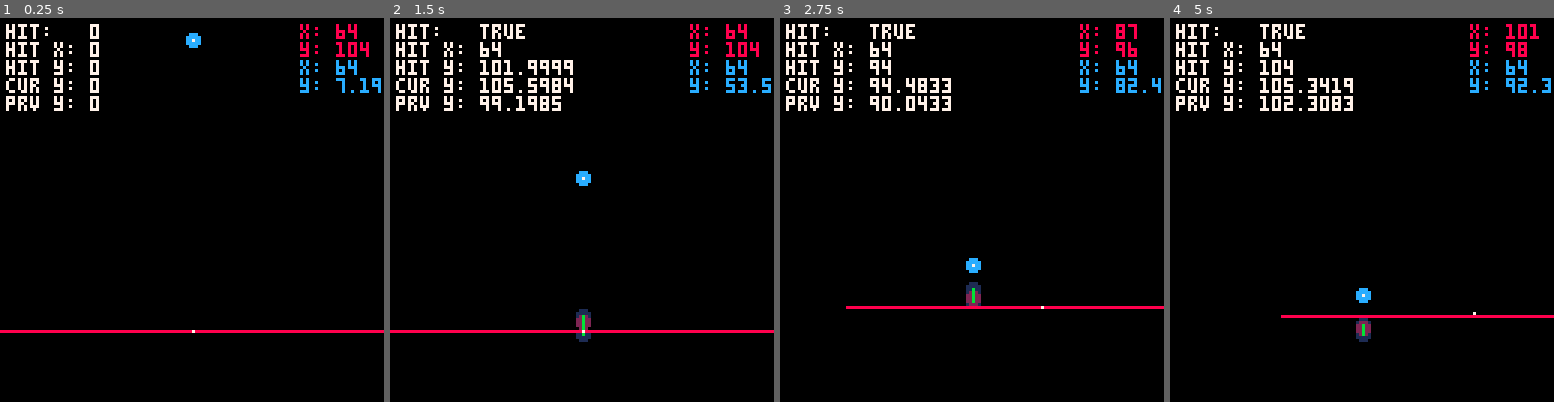
Above: before the commit, frames 1-4 (left to right).
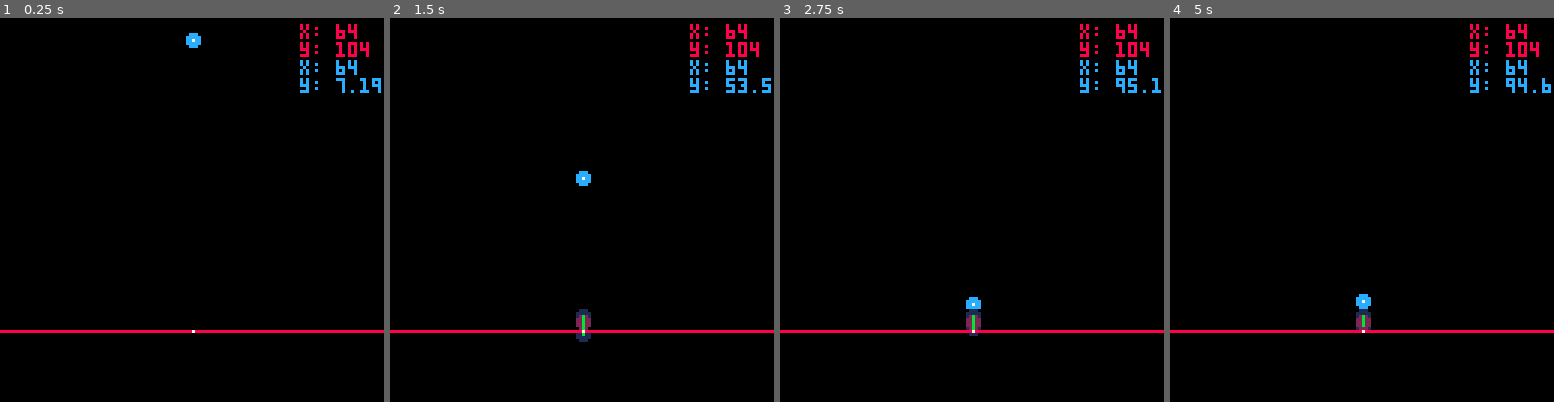
Above: after the commit, the same moments.

Repository: pixelrip/breakout
Game: PICO-8 cartridge poc/ccd.p8
The game is run twice, just before and just after one commit, with the same random seed, the same clock (stepped at 60 frames per second) and the same inputs.
Inputs:
- Up to frame 1 (0.25 s): no input
- Up to frame 2 (1.5 s): no input
- Up to frame 3 (2.75 s): hold Right 1.6-2.1 s; hold Up 2.15-2.42 s; hold Right from 2.47 s (still down)
- Up to frame 4 (5 s): release Right at 3.03 s; hold Left 3.08-3.58 s; hold Down 3.63-3.97 s; hold Right 4.02-4.68 s; hold Up from 4.73 s (still down)

The runs differ from the first frame. In frame 1, 1.5% of the frame differs, in the area x 1-26%, y 1-25%; in frame 2, 2.8%; in frame 3, 4.7%, in the area x 0-100%, y 1-83%; in frame 4, 4.6%.

Commit message:
rename, remove debugs

Diff:
--- a/poc/tunneling.p8
+++ b/poc/ccd.p8
@@ -1,7 +1,7 @@
 pico-8 cartridge // http://www.pico-8.com
 version 43
 __lua__
--- tunneling issue poc
+-- tunneling issue: continuous collision detection solution
 -- by pixelrip
 
 -- tabs:
@@ -46,7 +46,7 @@
 
 
 function log(txt)
-	printh(txt, "tunneling.p8l")
+	printh(txt, "ccd.p8l")
 end
 -->8
 -- collision
@@ -57,9 +57,6 @@
 	local p_ey = get_line_y_at_ball(pr,e)
 	local c_ey = get_line_y_at_ball(b,e)
 
-	-- debug
-	local prev_x = b.x - b.vx
-	local prev_y = b.y - b.vy
 
 	if pr.bottom <= p_ey and b.bottom >= c_ey then
 		-- find intersection point with lerp
@@ -106,8 +103,6 @@
 			log("  t:         "..t)
 			log("  hit_x:     "..hit_x)
 			log("  hit_y:     "..hit_y)
-			log("  prev_x:    "..prev_x)
-			log("  prev_y:    "..prev_y)
 
 		return true, hit_x, hit_y
   		end
@@ -191,6 +186,13 @@
 	--debug
 	print("x: "..self.x,100,14,12)
 	print("y: "..self.y,100,20,12)
+end
+
+function ball:reset()
+	self.x = 64
+	self.y = 0
+	self.vx = 0
+	self.vy = 0
 end
 
 
@@ -248,12 +250,6 @@
 function edge:update()
 	self:update_endpoints()
 	self:update_math()
-
-	--simple up/down/left/right movement for testing
-	if btn(0) then self.x -= 1 end
-	if btn(1) then self.x += 1 end
-	if btn(2) then self.y -= 1 end
-	if btn(3) then self.y += 1 end
 end
 
 function edge:draw()
@@ -302,7 +298,6 @@
 function _init()
 	-- debug
  	log("\n\n------")
-	h, hx, hy, cy, py= 0, 0, 0, 0, 0
 
 	-- init objects
 	ball:init()
@@ -316,35 +311,22 @@
 	-- collision checks
 	local hit, hit_x, hit_y = ball_vs_edge(ball,edge)
 	if hit then
-	 -- debug
-	 h = hit
-	 hx = hit_x
-	 hy = hit_y
-	 py = ball.pr.y
-	 cy = ball.y
-
-	 --ball.vx=0
-	 --ball.vy=0
-	 --ball.gravity=0
-	 --end debug
-
 		ball:on_edge_collision(edge, {hit_x, hit_y})
 		--edge:on_ball_collision(ball)
 	end
+
+	-- simple reset if ball goes off screen
+	if ball.y > 200 then
+		ball:reset()
+	end
 end
 
 function _draw()
- cls(0)
+	cls(0)
 	ball:draw()
 	edge:draw()
 
-	--debug:
-	print("hit:   "..tostr(h),2,2,7)
-	print("hit x: "..hx,2,8,7)
-	print("hit y: "..hy,2,14,7)
-	print("cur y: "..cy,2,20,7)
-	print("prv y: "..py,2,26,7)
-	--print(edge.y2,2,20,7)
+
 end
 __gfx__
 00000000000000000000000000000000000000000000000000000000000000000000000000000000000000000000000000000000000000000000000000000000
